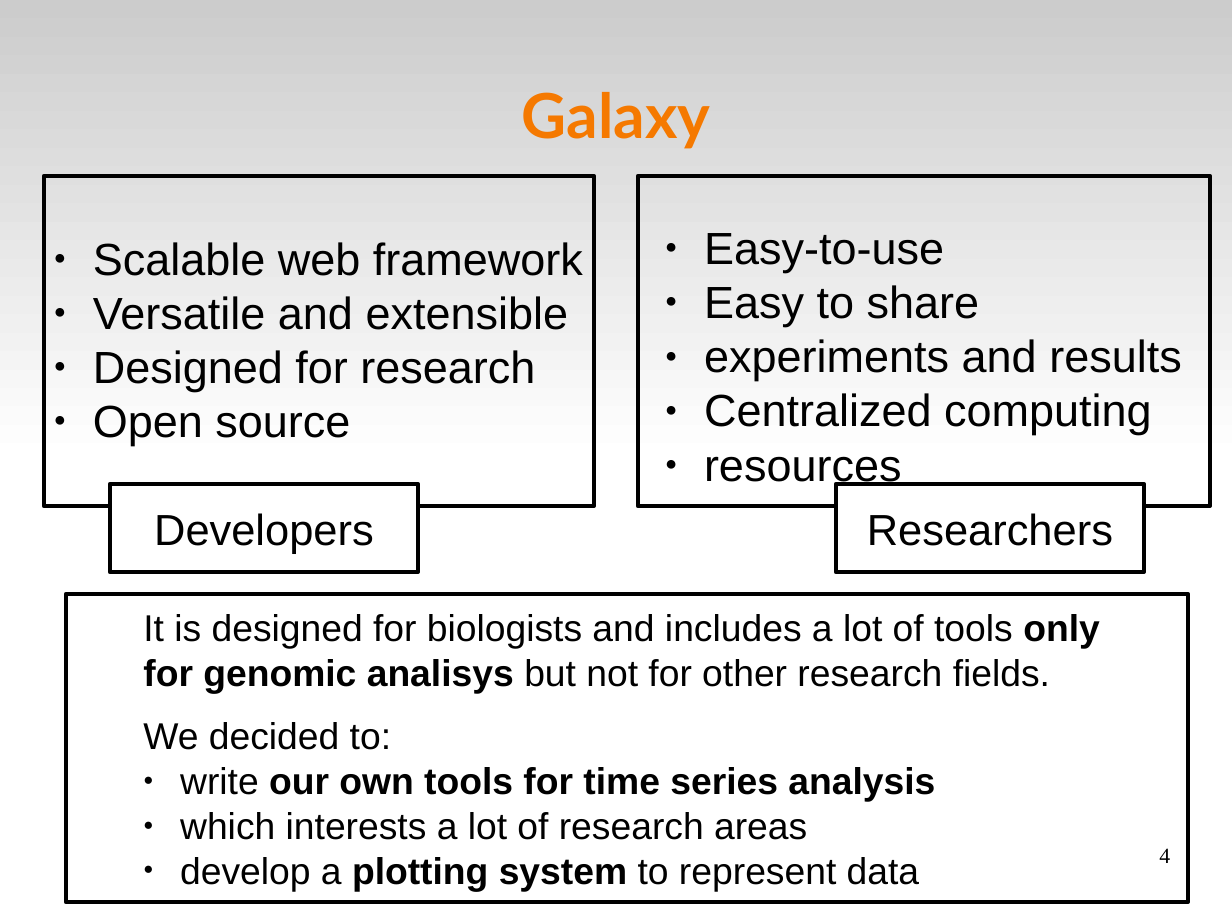
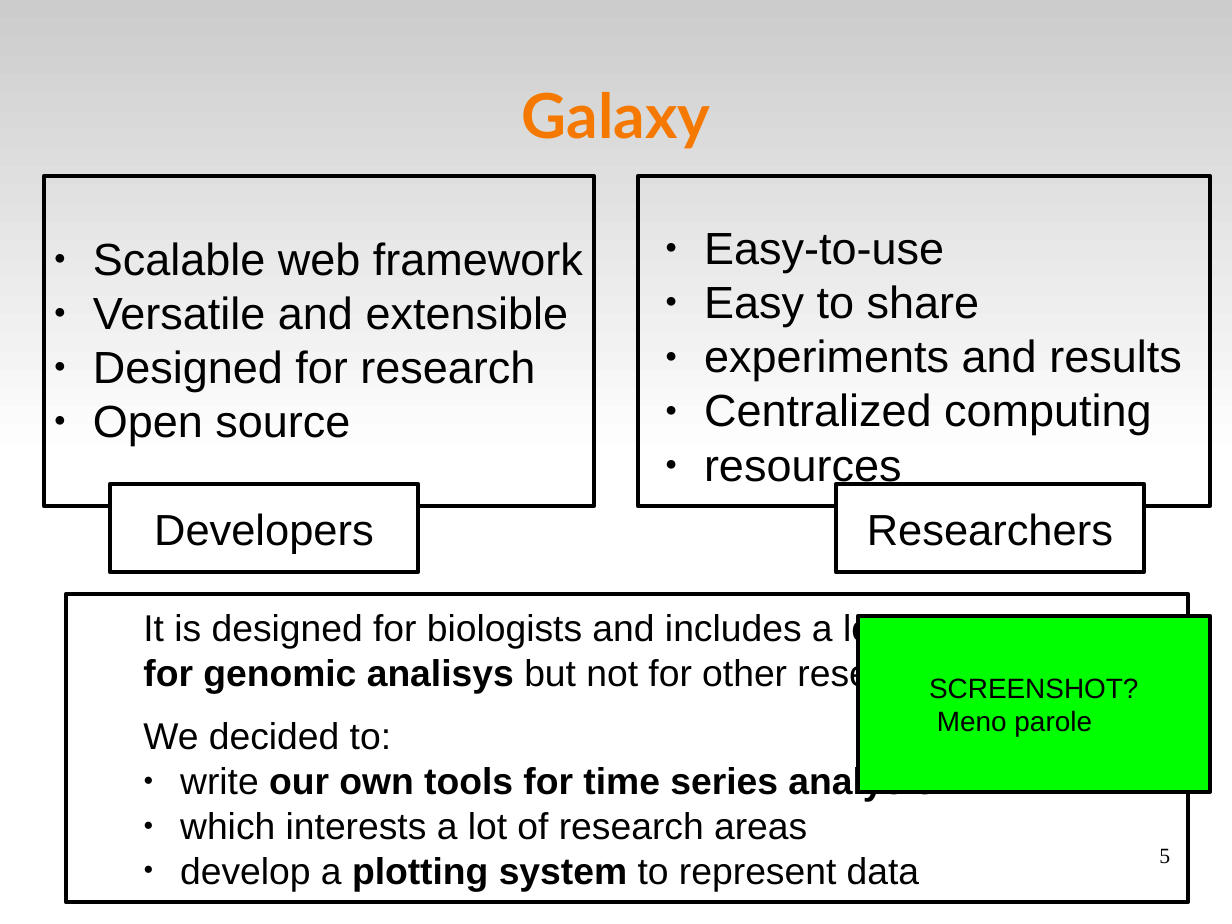
Before and after one commit to volpino/docs-EURAC, a slide deck: slide 5 of presentazione_svizzera.odp (slide 4 before the commit). Drawn at 1232x924 pixels with LibreOffice and Linux fonts; fonts in the diff are those of the drawing. Boxes give left, top, right and bottom in pixels: in the first picture for what was removed or moved away, otherwise in the second. Text is boxed around its words. In the diff, an @@ line names an element or a change of style, - is before the commit and + after.

```diff
--- a/presentazione_svizzera.odp
+++ b/presentazione_svizzera.odp
@@ rectangle added at bbox=[859, 616, 1211, 792], fill #00FF00, outline #000000 2.83 pt, 18 pt, text #000000 @@
+SCREENSHOT?
+Meno parole
@@ page number at bbox=[1159, 848, 1170, 864]: text changed @@
-4
+5
```
Also in this commit, not shown: 8 other slides changed, 1 other file.
